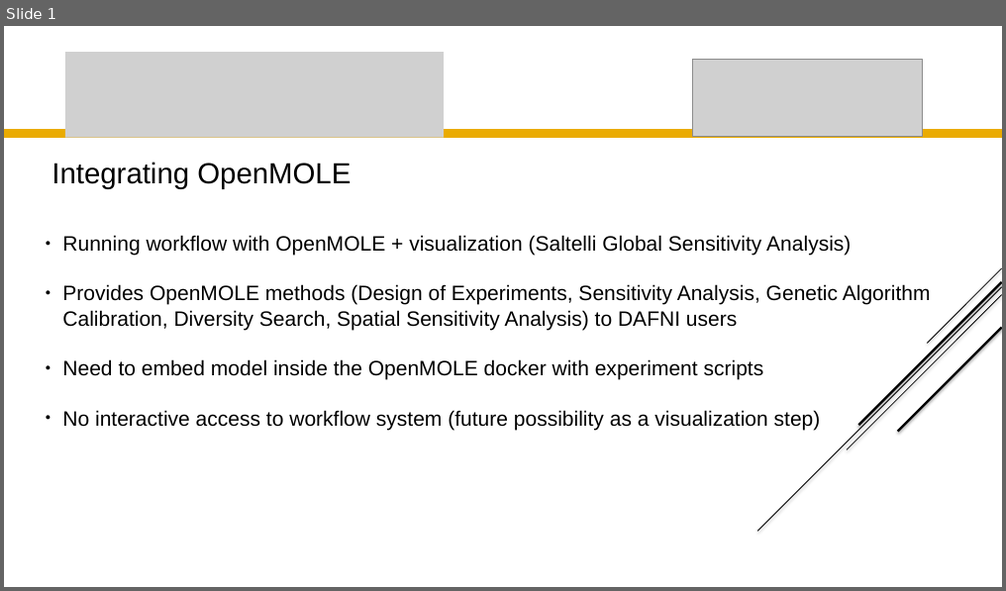
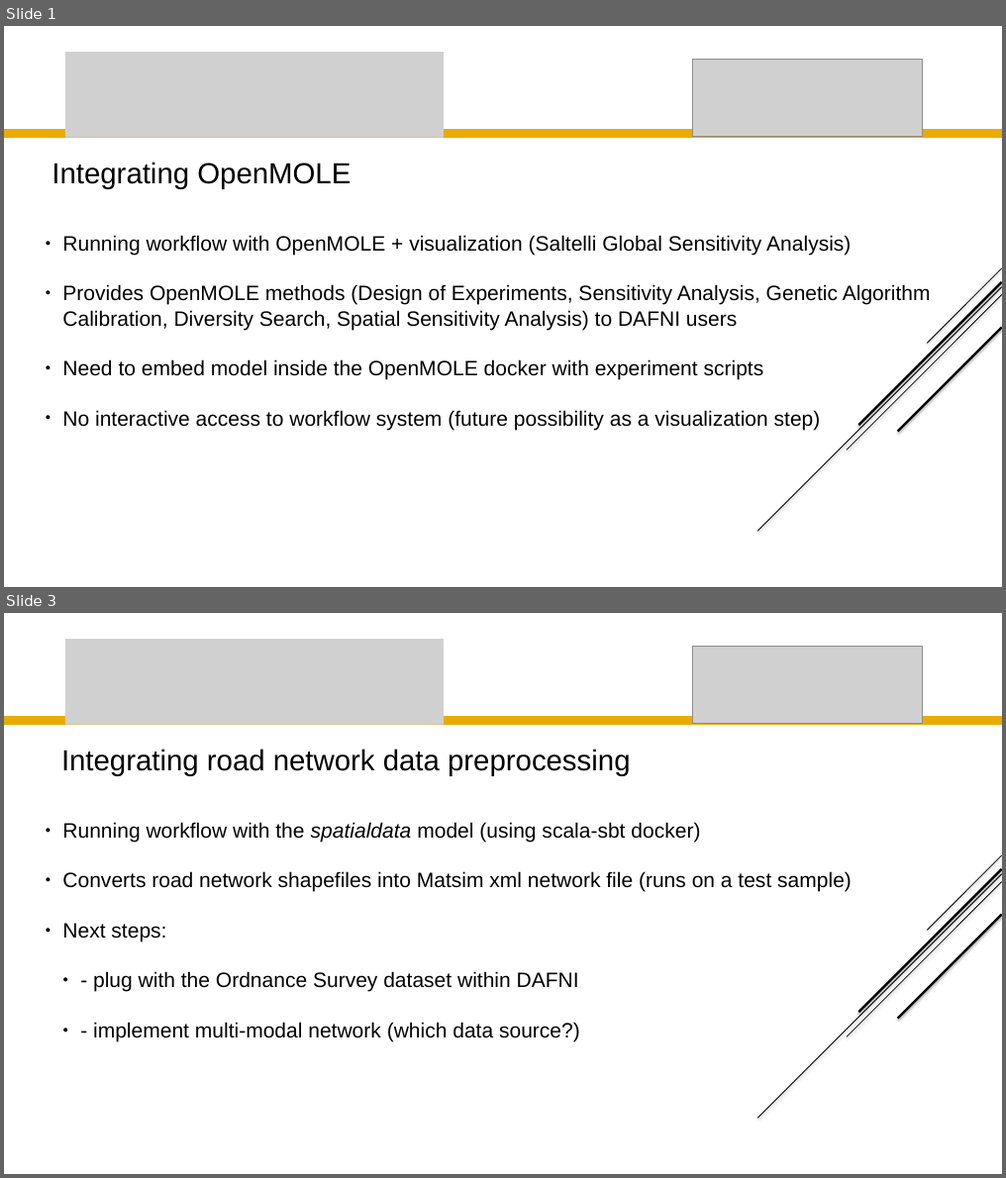
Before and after one commit to JusteRaimbault/UrbanDynamics, a slide deck: Docs/Seminars/20201001_DAFNI/DAFNI_ChampionFollowup_Raimbault.pptx. Shown one above the other, each under a label of ours: slide 1 before the commit, slides 1 and 3 after it; the slides between them are not shown. The pictures are 1006x591 and 1006x1178 pixels, drawn with LibreOffice and Linux fonts; fonts in the diff are those of the drawing; grey boxes stand for pictures; background and template pictures are left out. Boxes give left, top, right and bottom in pixels: in the first picture for what was removed or moved away, otherwise in the second. Text is boxed around its words. In the diff, an @@ line names an element or a change of style, - is before the commit and + after.

```diff
--- a/Docs/Seminars/20201001_DAFNI/DAFNI_ChampionFollowup_Raimbault.pptx
+++ b/Docs/Seminars/20201001_DAFNI/DAFNI_ChampionFollowup_Raimbault.pptx
@@ slide 3 added at [4, 613, 1002, 1174], background #FFFFFF; not listed: 5 template elements that a slide beside it also shows @@
@@ picture added at [65, 639, 444, 725] @@
@@ picture added at [692, 646, 922, 723] @@
@@ freeform shape added at [4, 716, 1002, 725], fill #EAAB00 @@
@@ text added at [61, 749, 631, 776], 28 pt, text #000000 @@
+Integrating road network data preprocessing
@@ text added at [62, 822, 851, 1042], 20 pt, text #000000 @@
+● Running workflow with the spatialdata model (using scala-sbt docker)
+● Converts road network shapefiles into Matsim xml network file (runs on a test sample)
+● Next steps:
+  ● - plug with the Ordnance Survey dataset within DAFNI
+  ● - implement multi-modal network (which data source?)
```
Also in this commit, not shown: 2 other slides added, 9 other files.
